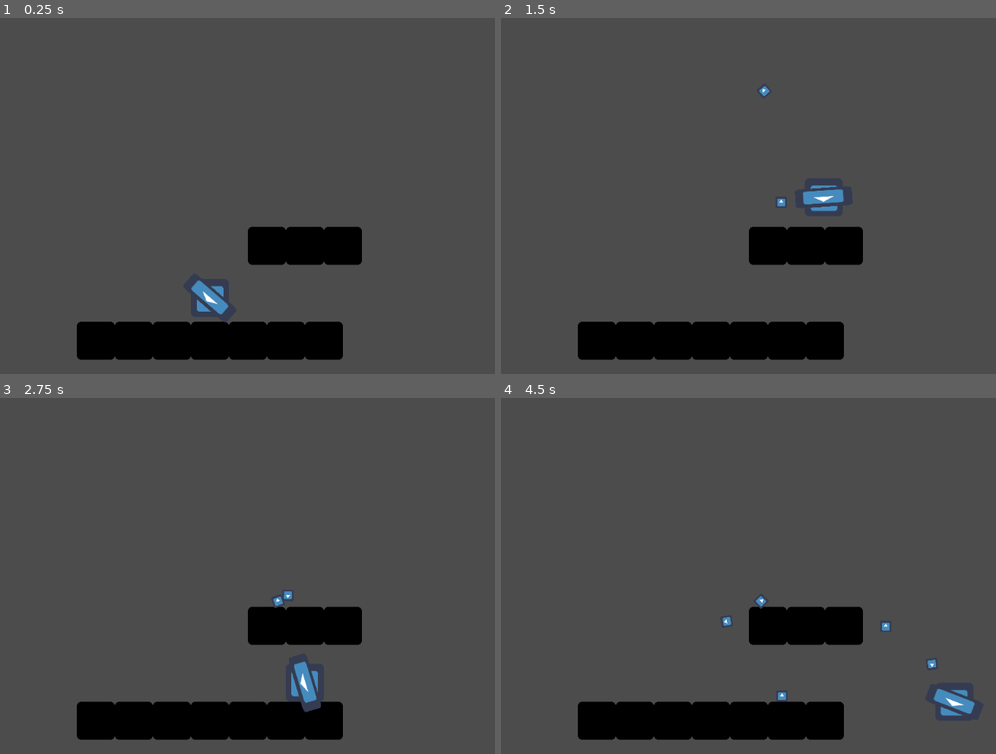
Above: before the commit, frames 1-4 (two rows, left to right).
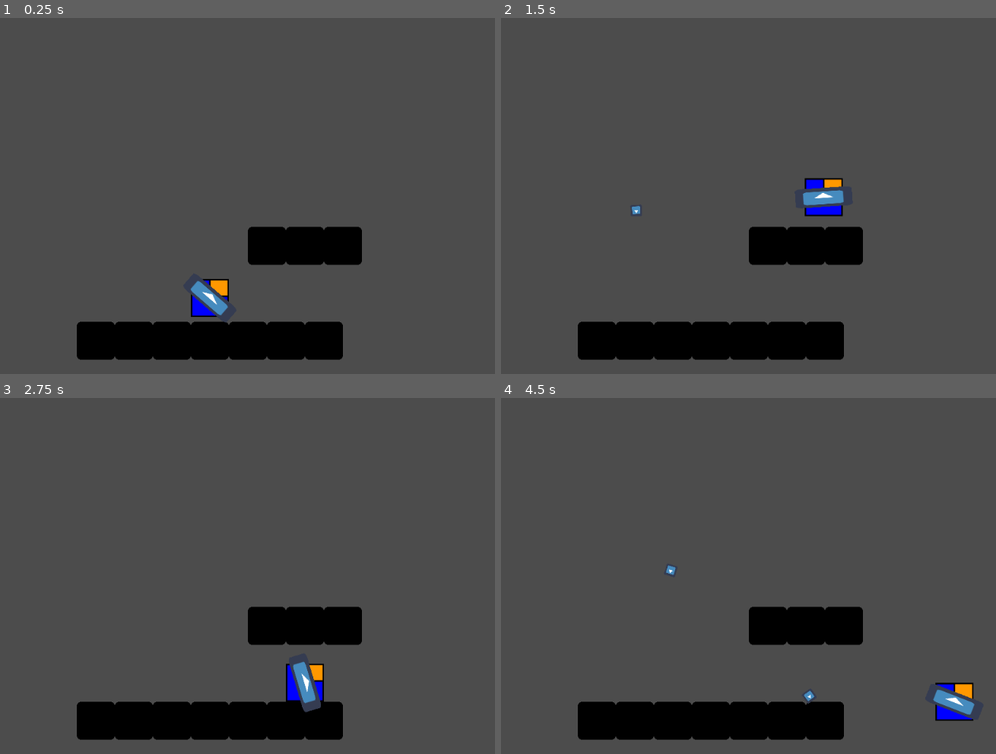
Above: after the commit, the same moments.

Repository: renanstn/godot-project-suit
Game: Godot game, scene res://scenes/Environment.tscn
Same seed, same stepped clock (60 frames per second), same inputs: the game is played once before the commit and once after it. The engine's default icon, where the game draws it, is replaced by a stand-in: a white triangle on a blue panel in a dark square.
Inputs (mouse positions are in pixels of both pictures, inside the frame that each line leads up to):
- Up to frame 1 (0.25 s): no input
- Up to frame 2 (1.5 s): move the mouse to (827, 178) at 0.52 s; hold Right (ui_right) from 0.53 s (still down); click (827, 178) at 0.6 s; tap Up (ui_up) at 0.77 s; move the mouse to (570, 213) at 1.27 s; click (570, 213) at 1.35 s
- Up to frame 3 (2.75 s): tap Up (ui_up) at 1.52 s; move the mouse to (252, 497) at 2.02 s; release Right (ui_right) at 2.03 s; hold Left (ui_left) from 2.03 s (still down); click (252, 497) at 2.1 s
- Up to frame 4 (4.5 s): move the mouse to (659, 647) at 2.77 s; release Left (ui_left) at 2.78 s; hold Right (ui_right) 2.78-4.28 s; click (659, 647) at 2.85 s; tap Up (ui_up) at 3.02, 3.77 s; move the mouse to (872, 629) at 3.52 s; click (872, 629) at 3.6 s; move the mouse to (510, 522) at 4.27 s; hold Left (ui_left) from 4.28 s (still down); click (510, 522) at 4.35 s

The runs differ from the first frame. In frame 1, 0.5% of the frame differs, in the area x 38-47%, y 73-84%; in frame 2, 0.7%; in frame 3, 0.6%; in frame 4, 0.8%, in the area x 33-96%, y 47-91%.

Commit message:
Personagem agora Atira no angulo mirado

Diff:
--- a/scenes/Player.tscn
+++ b/scenes/Player.tscn
@@ -1,7 +1,8 @@
-[gd_scene load_steps=4 format=2]
+[gd_scene load_steps=5 format=2]
 
 [ext_resource path="res://scripts/Player.gd" type="Script" id=1]
-[ext_resource path="res://icon.png" type="Texture" id=2]
+[ext_resource path="res://sprites/sprite.png" type="Texture" id=2]
+[ext_resource path="res://icon.png" type="Texture" id=3]
 
 [sub_resource type="RectangleShape2D" id=1]
 
@@ -19,22 +20,22 @@
 "_edit_group_": true
 }
 
-[node name="Sprite" type="Sprite" parent="." index="0"]
+[node name="CollisionShape2D" type="CollisionShape2D" parent="." index="0"]
+
+shape = SubResource( 1 )
+
+[node name="Sprite" type="Sprite" parent="." index="1"]
 
 texture = ExtResource( 2 )
 _sections_unfolded = [ "Transform" ]
 
-[node name="CollisionShape2D" type="CollisionShape2D" parent="." index="1"]
-
-shape = SubResource( 1 )
-
 [node name="Arm" type="Sprite" parent="." index="2"]
 
 scale = Vector2( 1.5, 0.5 )
-texture = ExtResource( 2 )
+texture = ExtResource( 3 )
 _sections_unfolded = [ "Transform" ]
 
-[node name="GunPoint" type="Position2D" parent="Arm" index="0"]
+[node name="SpawnBullets" type="Position2D" parent="Arm" index="0"]
 
-position = Vector2( 30, 0 )
+position = Vector2( 38, 0 )
 _sections_unfolded = [ "Transform" ]
--- a/scenes/Shoot.tscn
+++ b/scenes/Shoot.tscn
@@ -27,6 +27,7 @@
 linear_damp = -1.0
 angular_velocity = 0.0
 angular_damp = -1.0
+_sections_unfolded = [ "Angular", "Applied Forces", "Linear" ]
 
 [node name="Sprite" type="Sprite" parent="." index="0"]
 
--- a/scripts/Player.gd
+++ b/scripts/Player.gd
@@ -4,31 +4,30 @@
 const GRAVITY = 12
 const SPEED = 200
 const JUMP = 500
+const BULLET_SPEED = 5
 var motion = Vector2()
-var localMousePosition
-var globalMousePosition
 var lookRight
 var playerPosition
+var bullet = preload("res://scenes/Shoot.tscn")
 
 func _physics_process(delta):
 
-	# Get local and global mouse positions
-	localMousePosition  = get_local_mouse_position()
-	globalMousePosition = get_global_mouse_position()
-
 	# Fazer o braço apontar para o mouse
-	$Arm.rotation = localMousePosition.angle()
+	$Arm.rotation = get_local_mouse_position().angle()
 
 	# Checar se o player esta olhando pra esquerda ou direita
-	if position.x < globalMousePosition.x:
+	if position.x < get_global_mouse_position().x:
 		lookRight = 1
 	else:
 		lookRight = 0
 
-#	if lookRight:
-#		set_scale(Vector2(1, 1))
-#	else:
-#		set_scale(Vector2(-1, 1))
+	# Flip nos sprites quando o personagem vira
+	if lookRight:
+		$Sprite.set_scale(Vector2(1, 1))
+		$Arm.set_scale(Vector2(1.5, 0.5))
+	else:
+		$Sprite.set_scale(Vector2(-1, 1))
+		$Arm.set_scale(Vector2(1.5, -0.5))
 
 	# Gravity
 	motion.y += GRAVITY
@@ -36,17 +35,9 @@
 	# Movement
 	if Input.is_action_pressed("ui_right"):
 		motion.x = SPEED
-		# Inverter o eixo caso seja um sprite simples ou pré animado
-		$Sprite.flip_h = false
-		# Utilizar este outro método de inversão caso seja um sprite com várias partes montadas em uma animação estilo cutout
-		# $Sprite.set_scale(Vector2(1,1))
 		# $Sprite.play("run")
 	elif Input.is_action_pressed("ui_left"):
 		motion.x = -SPEED
-		# Inverter o eixo caso seja um sprite simples ou pré animado
-		$Sprite.flip_h = true
-		# Utilizar este outro método de inversão caso seja um sprite com várias partes montadas em uma animação estilo cutout
-		# $Sprite.set_scale(Vector2(-1,1))
 		# $Sprite.play("run")
 	else:
 		motion.x = 0
@@ -65,7 +56,11 @@
 	motion = move_and_slide(motion, UP)
 
 func shoot():
-	var shoot = load("res://scenes/Shoot.tscn").instance()
-	shoot.position = $Arm/GunPoint.get_global_position()
-	# shoot.add_impulse(Vector2(0, 0), Vector2(50, 0))
-	get_parent().add_child(shoot)
+	var clone_bullet = bullet.instance()
+	# var bullet_angle = get_angle_to(get_global_mouse_position()) + $Arm/SpawnBullets.get_rotation()
+	# clone_bullet.set_rotation(bullet_angle)
+	clone_bullet.rotation = $Arm.rotation
+	clone_bullet.position = $Arm/SpawnBullets.get_global_position()
+	get_parent().add_child(clone_bullet)
+	var direction = get_global_mouse_position() - get_global_position()
+	clone_bullet.apply_impulse(Vector2(), direction * BULLET_SPEED)
Binary file added: sprites/sprite.png
Not shown, added: sprites/sprite.png.import
